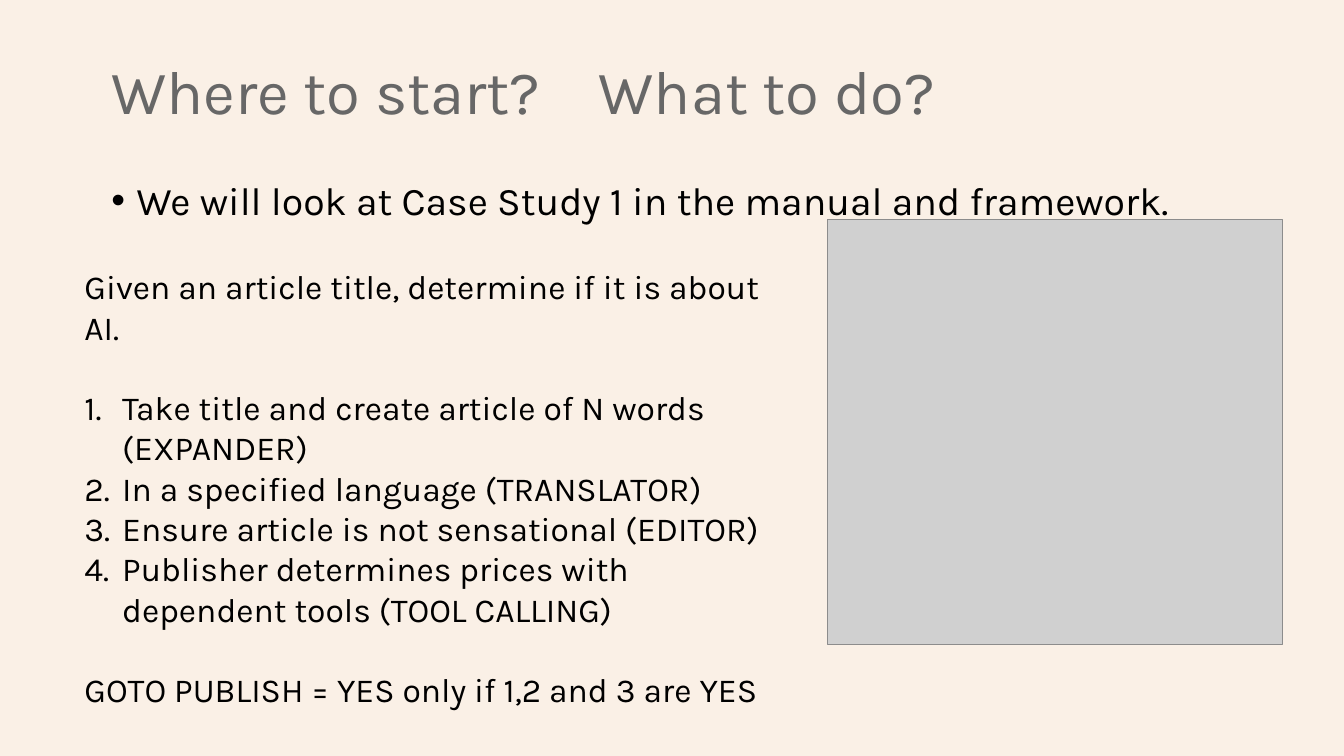
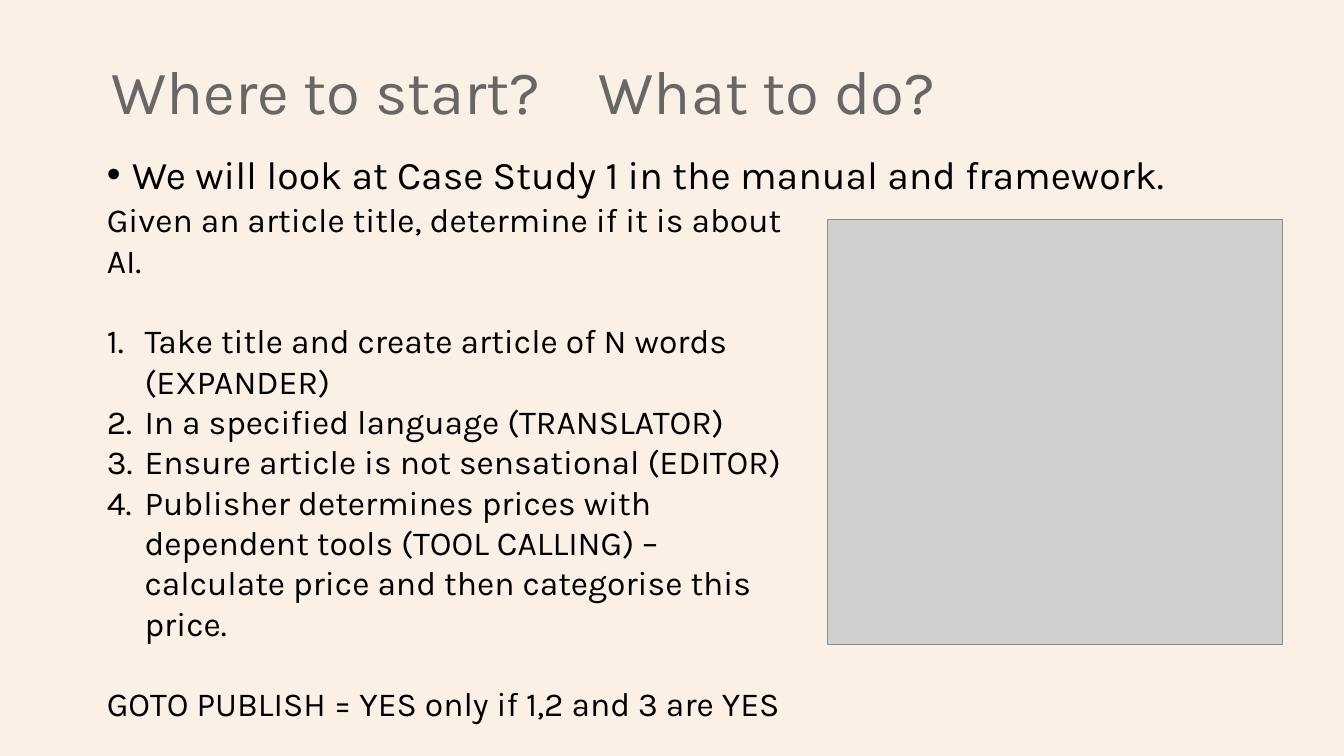
Before and after one commit to Python-Test-Engineer/eval-framework, a slide deck: slide 15 of PYDATA_SOUTHAMPTON_16SEP2025.pptx. Drawn at 1344x756 pixels with LibreOffice and Linux fonts; fonts in the diff are those of the drawing; grey boxes stand for pictures. Boxes give left, top, right and bottom in pixels: in the first picture for what was removed or moved away, otherwise in the second. Text is boxed around its words. In the diff, an @@ line names an element or a change of style, - is before the commit and + after.

```diff
--- a/PYDATA_SOUTHAMPTON_16SEP2025.pptx
+++ b/PYDATA_SOUTHAMPTON_16SEP2025.pptx
@@ text "We will look at Case ..." moved from (x1=137, y1=188, x2=1169, y2=226) to (x1=132, y1=162, x2=1164, y2=199) @@
@@ text "Given an article title, determine ..." moved from (x1=84, y1=276, x2=759, y2=711) to (x1=107, y1=209, x2=782, y2=725) @@
@@ text at (x1=145, y1=492, x2=752, y2=644): text changed @@
-4. Publisher determines prices with dependent tools (TOOL CALLING)
+4. Publisher determines prices with dependent tools (TOOL CALLING) – calculate price and then categorise this price.
```
Also in this commit, not shown: 8 other slides changed, 1 other file.
